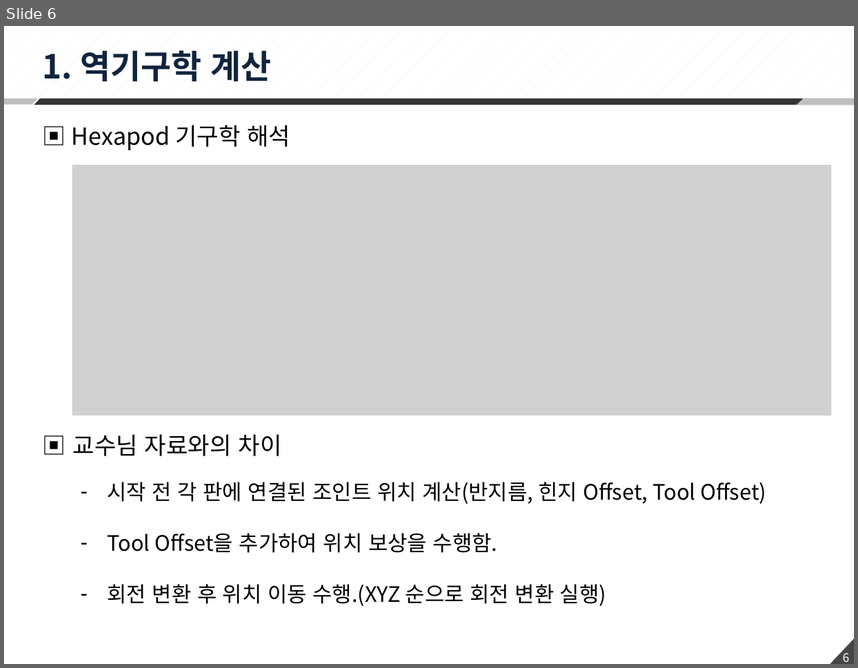
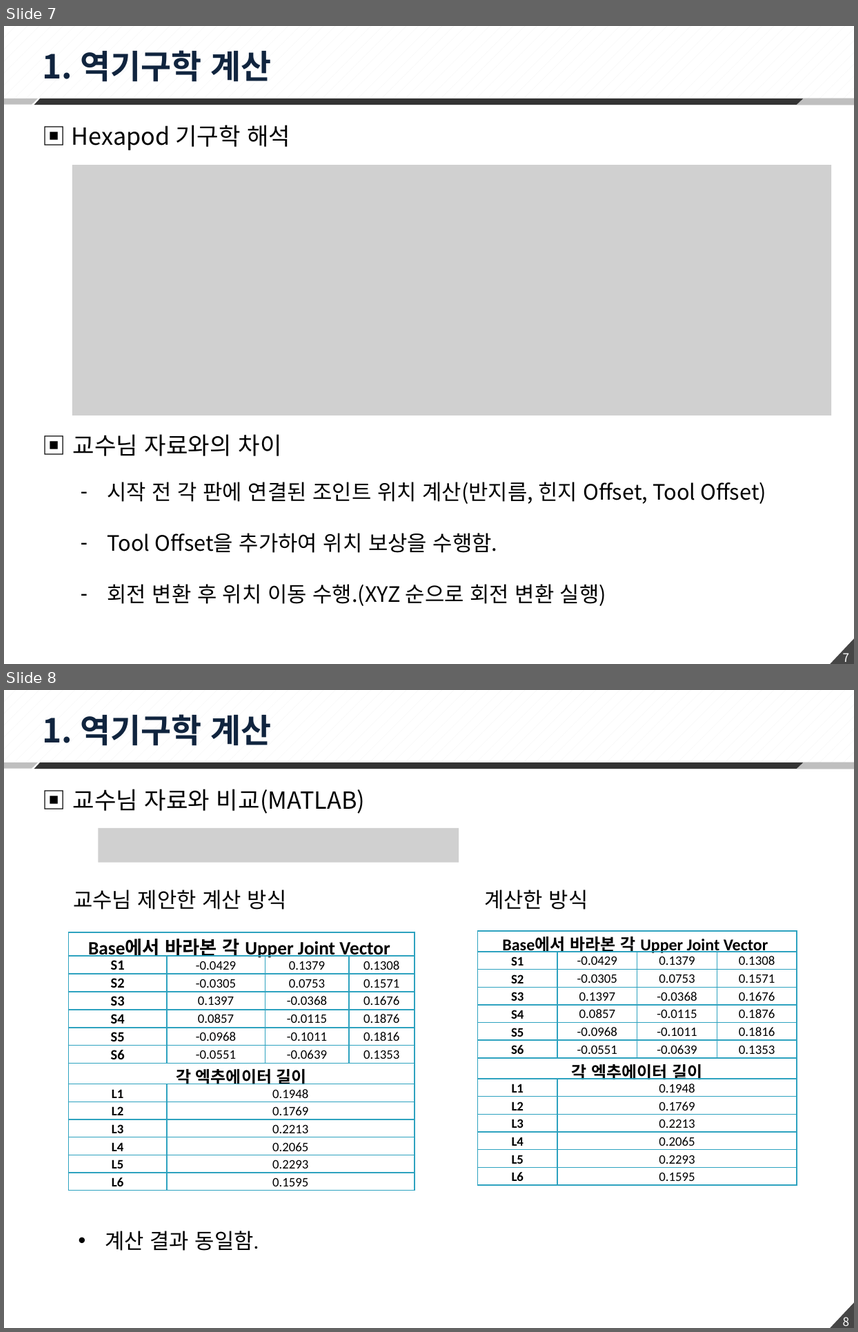
Before and after one commit to changhee-Jung/Hexapod, a slide deck: 02 Scheduler/200406_Hexapod 수식정리.pptx. Shown one above the other, each under a label of ours: slide 6 before the commit, slides 7 and 8 after it. The pictures are 858x668 and 858x1332 pixels, drawn with LibreOffice and Linux fonts; fonts in the diff are those of the drawing; grey boxes stand for pictures. Boxes give left, top, right and bottom in pixels: in the first picture for what was removed or moved away, otherwise in the second. Text is boxed around its words. In the diff, an @@ line names an element or a change of style, - is before the commit and + after.

```diff
--- a/02 Scheduler/200406_Hexapod 수식정리.pptx
+++ b/02 Scheduler/200406_Hexapod 수식정리.pptx
@@ slide 8 added at (4, 690, 854, 1328), background #FFFFFF; not listed: 6 template elements that a slide beside it also shows @@
@@ text added at (43, 714, 272, 746), 28 pt, text #0F243E, bold @@
+1. 역기구학 계산
@@ text added at (73, 789, 366, 814), 20 pt, text #000000 @@
+▣ 교수님 자료와 비교(MATLAB)
@@ picture added at (99, 828, 459, 862) @@
@@ text added at (73, 889, 287, 909), 18 pt, text #000000 @@
+교수님 제안한 계산 방식
@@ text added at (484, 889, 588, 909), 18 pt, text #000000 @@
+계산한 방식
@@ table added at (69, 932, 415, 1193), 14 rows, 4 columns @@
+Base에서 바라본 각 Upper Joint Vector |  |  | 
+S1 | -0.0429 | 0.1379 | 0.1308
+S2 | -0.0305 | 0.0753 | 0.1571
+S3 | 0.1397 | -0.0368 | 0.1676
+S4 | 0.0857 | -0.0115 | 0.1876
+S5 | -0.0968 | -0.1011 | 0.1816
+S6 | -0.0551 | -0.0639 | 0.1353
+각 엑추에이터 길이 |  |  | 
+L1 | 0.1948 |  | 
+L2 | 0.1769 |  | 
+L3 | 0.2213 |  | 
+L4 | 0.2065 |  | 
+L5 | 0.2293 |  | 
+L6 | 0.1595 |  | 
@@ table added at (477, 931, 797, 1187), 14 rows, 4 columns @@
+Base에서 바라본 각 Upper Joint Vector |  |  | 
+S1 | -0.0429 | 0.1379 | 0.1308
+S2 | -0.0305 | 0.0753 | 0.1571
+S3 | 0.1397 | -0.0368 | 0.1676
+S4 | 0.0857 | -0.0115 | 0.1876
+S5 | -0.0968 | -0.1011 | 0.1816
+S6 | -0.0551 | -0.0639 | 0.1353
+각 엑추에이터 길이 |  |  | 
+L1 | 0.1948 |  | 
+L2 | 0.1769 |  | 
+L3 | 0.2213 |  | 
+L4 | 0.2065 |  | 
+L5 | 0.2293 |  | 
+L6 | 0.1595 |  | 
@@ text added at (105, 1230, 259, 1250), 18 pt, text #000000 @@
+• 계산 결과 동일함.
@@ what was slide 6 is now slide 7 @@
@@ page number at (843, 653, 850, 661): text changed @@
-6
+7
```
Also in this commit, not shown: 3 slides changed, 1 other slide added, 1 other file.
